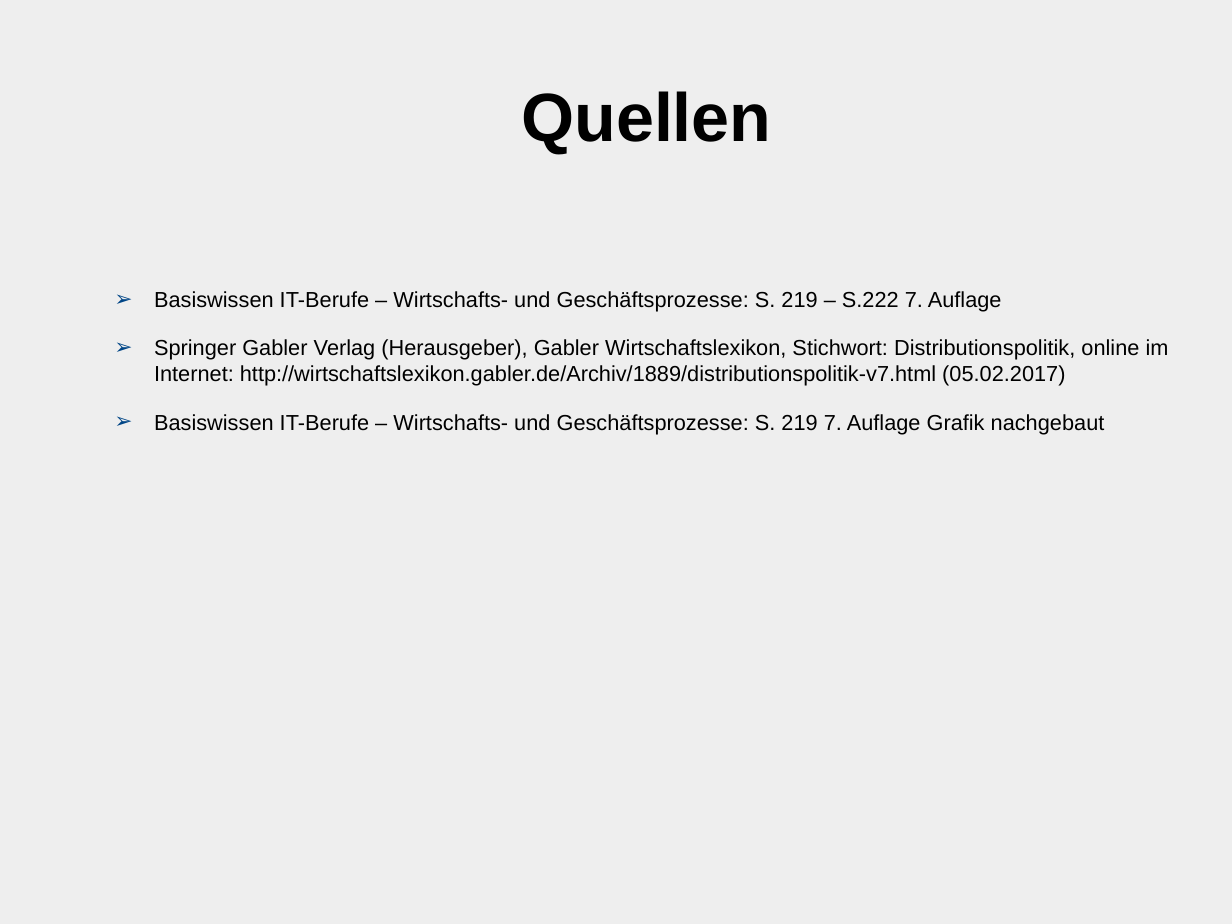
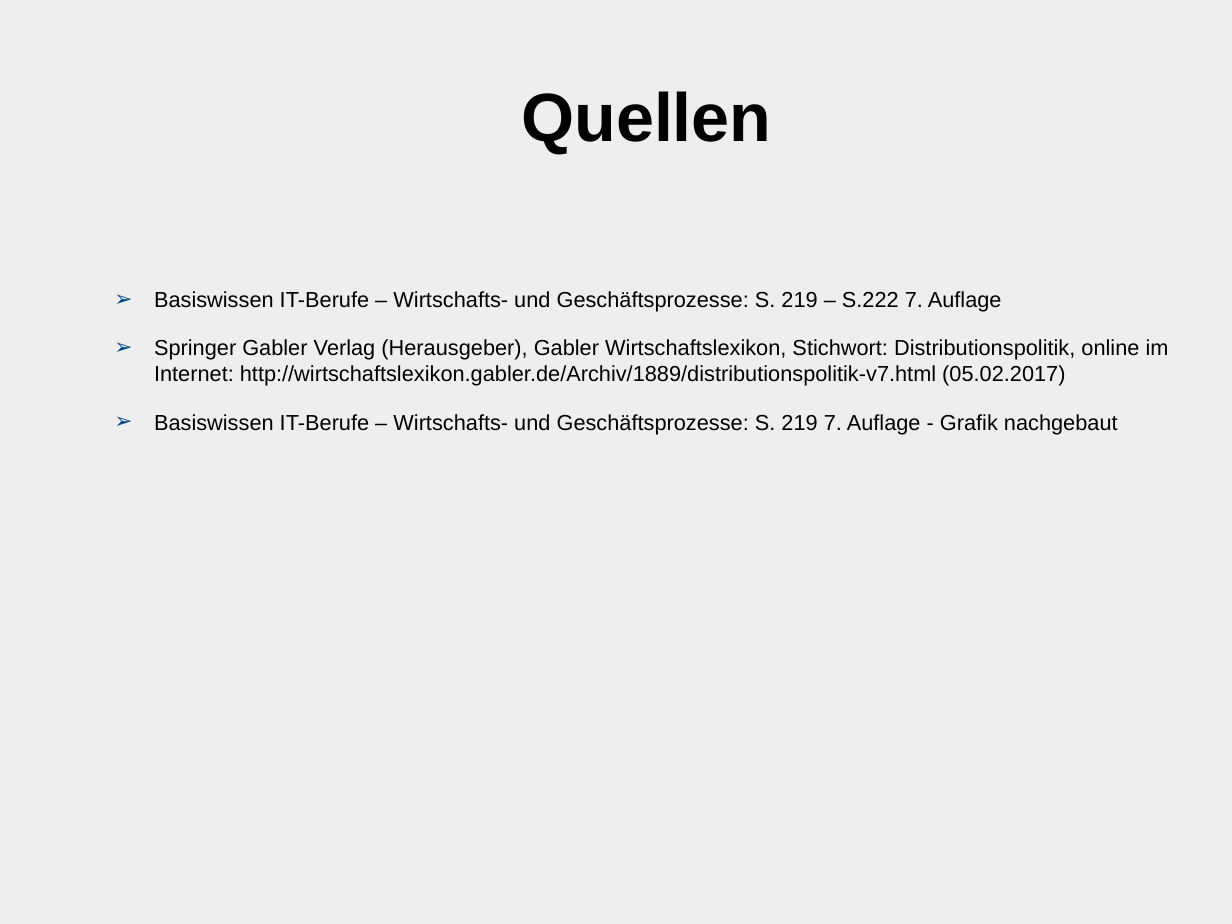
Before and after one commit to ChristianMarzianGithub/WGBlockWoche2Praesentation, a slide deck: slide 9 of DistributionspolitikPraesentationCM.odp. Drawn at 1232x924 pixels with LibreOffice and Linux fonts; fonts in the diff are those of the drawing. Boxes give left, top, right and bottom in pixels: in the first picture for what was removed or moved away, otherwise in the second. Text is boxed around its words. In the diff, an @@ line names an element or a change of style, - is before the commit and + after.

```diff
--- a/DistributionspolitikPraesentationCM.odp
+++ b/DistributionspolitikPraesentationCM.odp
@@ text at bbox=[154, 414, 1118, 434]: text changed @@
-➢ Basiswissen IT-Berufe – Wirtschafts- und Geschäftsprozesse: S. 219 7. Auflage Grafik nachgebaut
+➢ Basiswissen IT-Berufe – Wirtschafts- und Geschäftsprozesse: S. 219 7. Auflage - Grafik nachgebaut
```
Also in this commit, not shown: 2 other slides changed.
